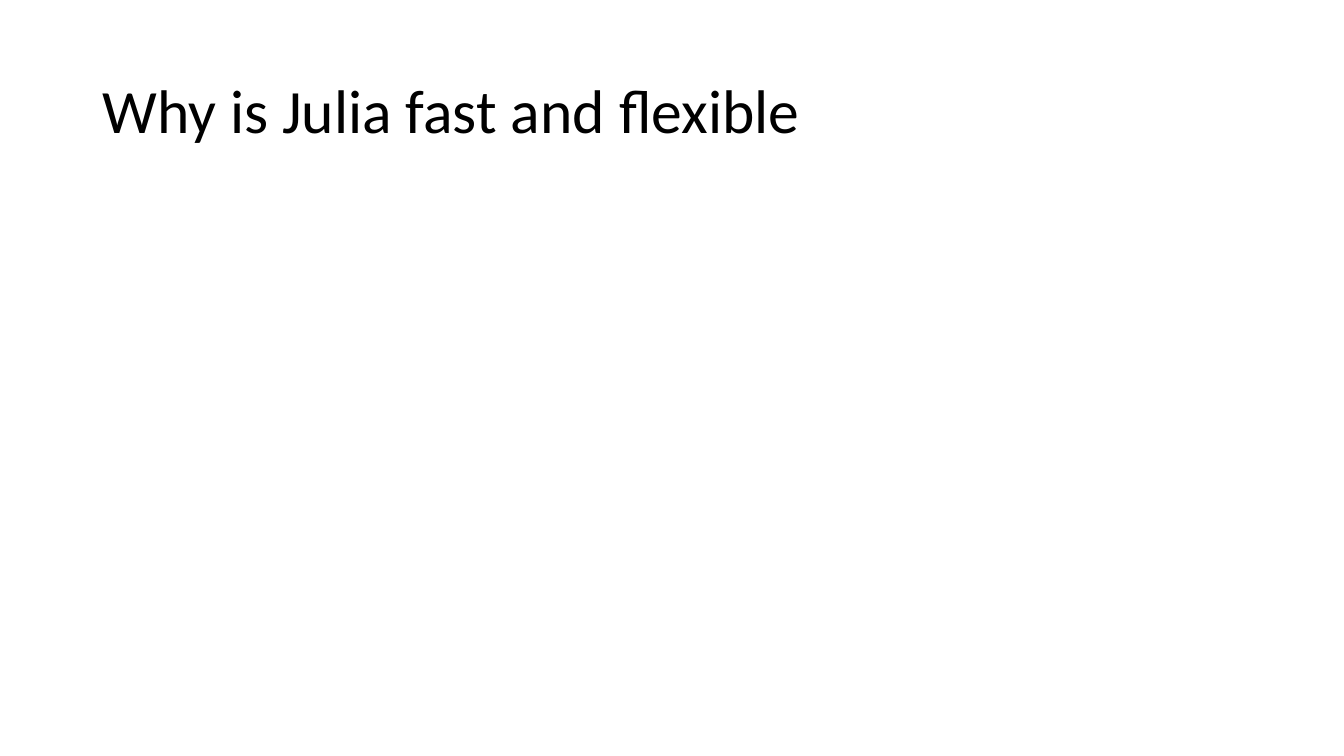
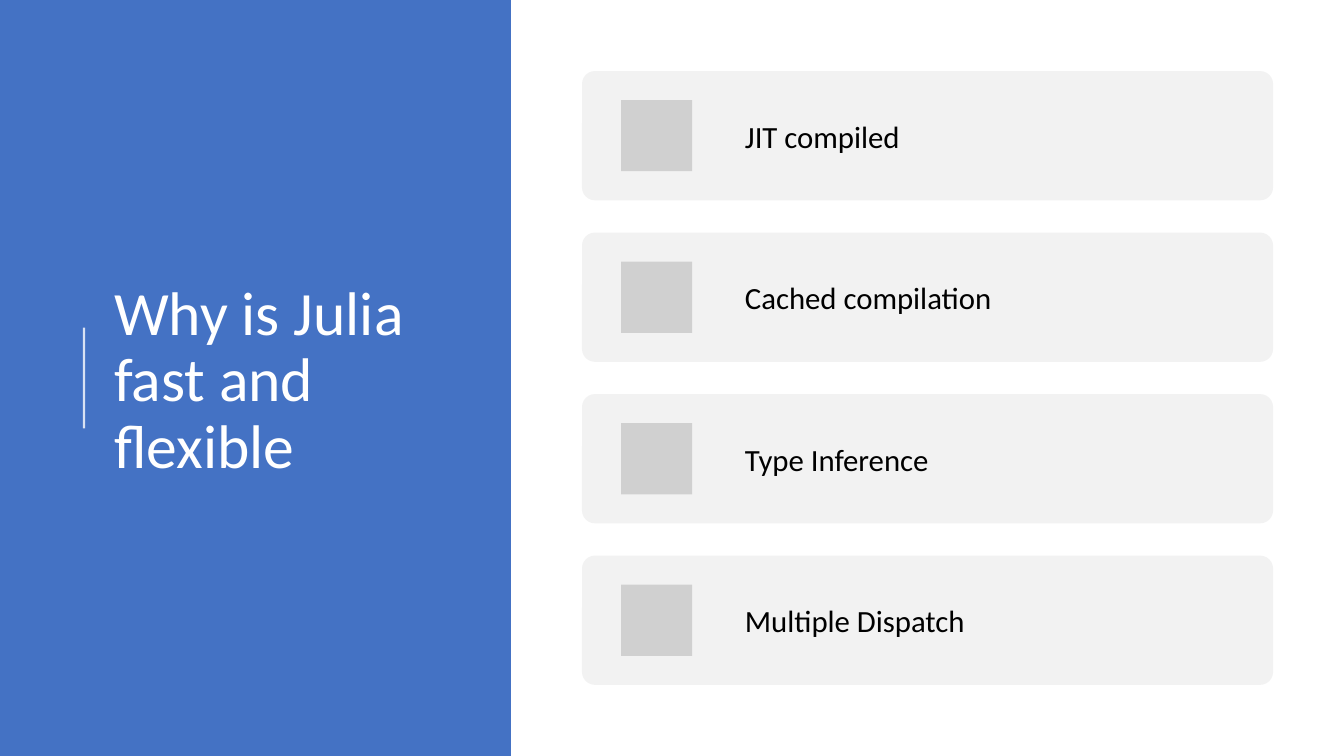
Before and after one commit to senresearch/julia-intro-docs, a slide deck: slide 6 of notebooks/xiaoqi-why-julia-fast.pptx. Drawn at 1344x756 pixels with LibreOffice and Linux fonts; fonts in the diff are those of the drawing; grey boxes stand for pictures. Boxes give left, top, right and bottom in pixels: in the first picture for what was removed or moved away, otherwise in the second. Text is boxed around its words. In the diff, an @@ line names an element or a change of style, - is before the commit and + after.

```diff
--- a/notebooks/xiaoqi-why-julia-fast.pptx
+++ b/notebooks/xiaoqi-why-julia-fast.pptx
@@ rectangle added at <box>0,0,511,756</box>, fill #4472C4 @@
@@ title "Why is Julia fast and ...": place and size @@
-title "Why is Julia fast and ..." at <box>102,90,799,143</box>
+title "Why is Julia fast and ..." at <box>114,292,404,469</box>
@@ title "Why is Julia fast and ..." at <box>114,292,404,469</box>: text colour #000000 to #FFFFFF @@
@@ line added from (84, 429) to (84, 328), #FFFFFF 1.5 pt @@
@@ group added at <box>582,72,1273,685</box>: 4 rounded rectangles, 4 pictures, 4 texts @@
+JIT compiled
+Cached compilation
+Type Inference
+Multiple Dispatch
```
Also in this commit, not shown: 1 slide added.
